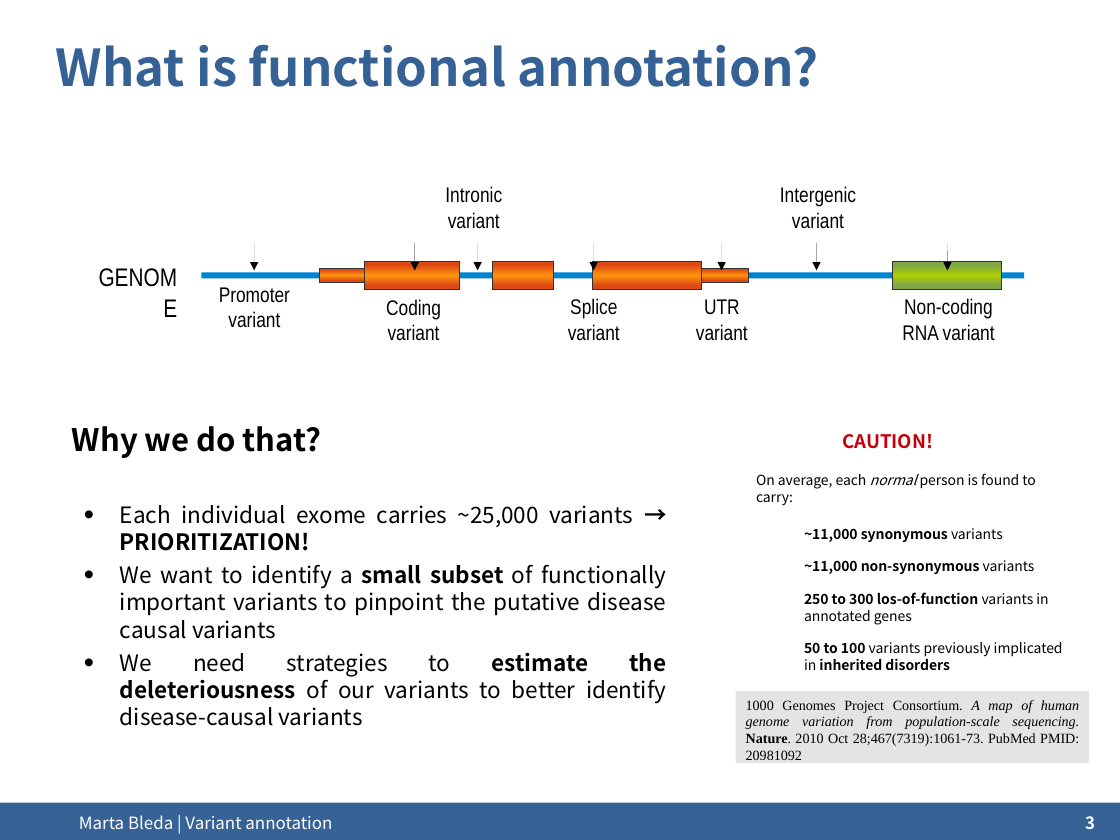
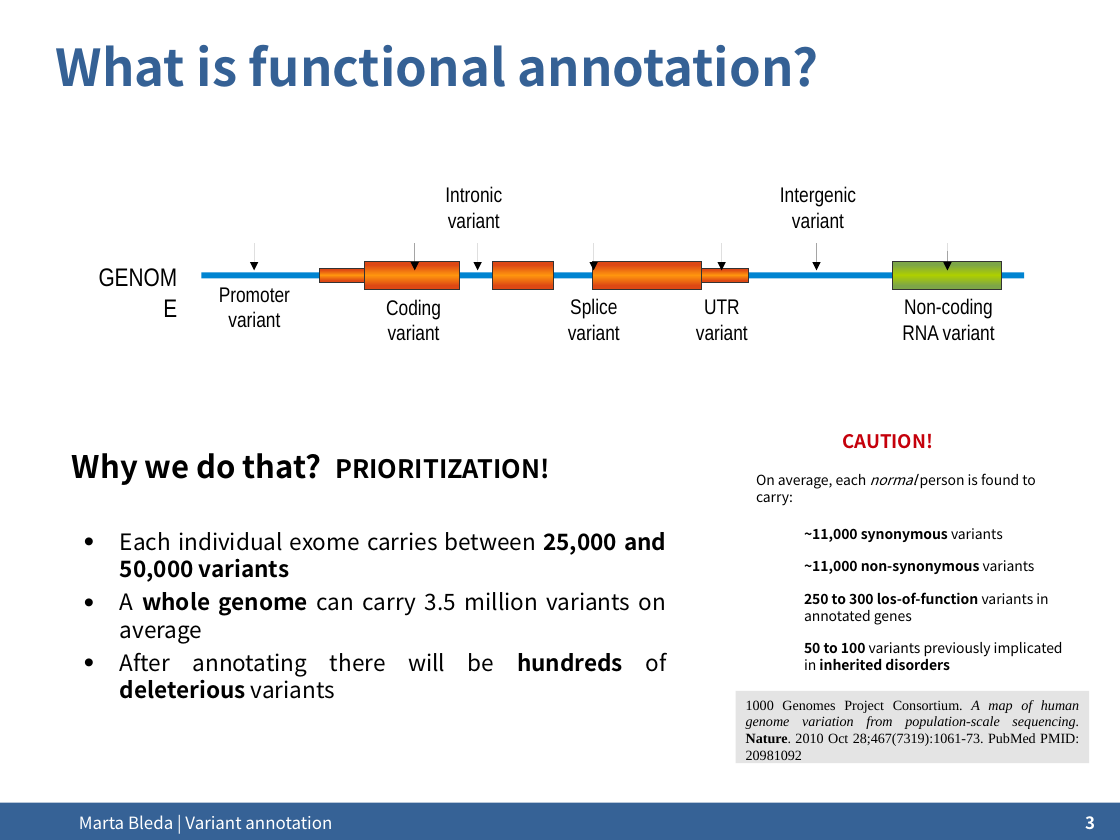
Before and after one commit to ngs-course/ngs-course.github.io, a slide deck: slide 3 of Course_Materials/variant_annotation/presentation/2015-variant_annotation.odp. Drawn at 1120x840 pixels with LibreOffice and Linux fonts; fonts in the diff are those of the drawing; background and template pictures are left out. Boxes give left, top, right and bottom in pixels: in the first picture for what was removed or moved away, otherwise in the second. Text is boxed around its words. In the diff, an @@ line names an element or a change of style, - is before the commit and + after.

Commit message:
variant annotation and prioritization presentations

```diff
--- a/Course_Materials/variant_annotation/presentation/2015-variant_annotation.odp
+++ b/Course_Materials/variant_annotation/presentation/2015-variant_annotation.odp
@@ subtitle at (x1=72, y1=453, x2=667, y2=699): text changed @@
-Why we do that?
-• Each individual exome carries ~25,000 variants → PRIORITIZATION!
-• We want to identify a small subset of functionally important variants to pinpoint the putative disease causal variants
-• We need strategies to estimate the deleteriousness of our variants to better identify disease-causal variants
+Why we do that? PRIORITIZATION!
+• Each individual exome carries between 25,000 and 50,000 variants
+• A whole genome can carry 3.5 million variants on average
+• After annotating there will be hundreds of deleterious variants
```
Also in this commit, not shown: 1 other slide changed, 3 other files.
